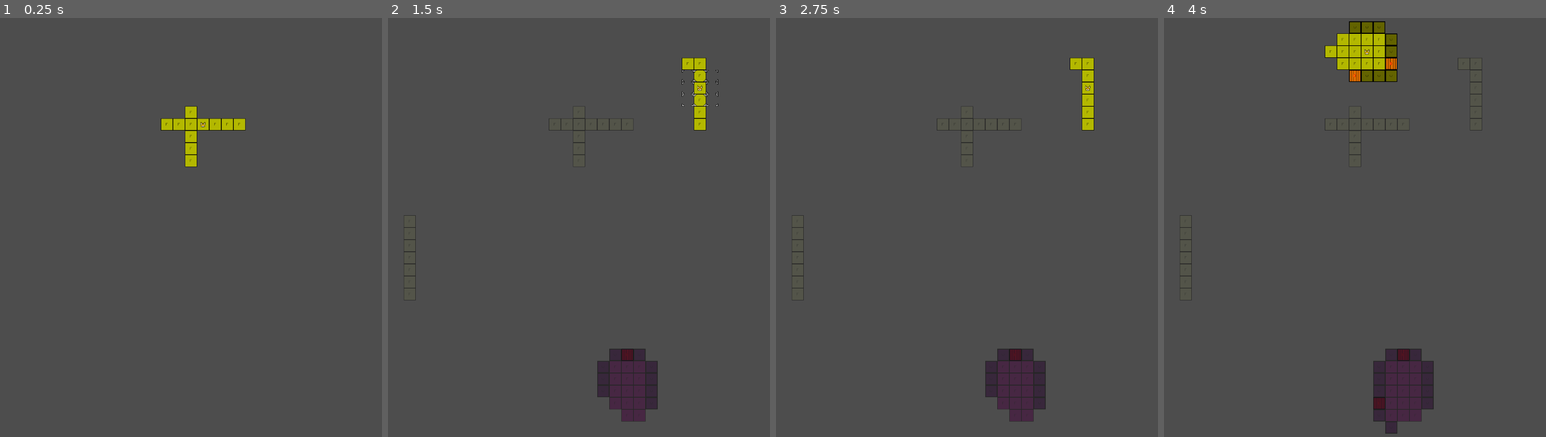
Above: before the commit, frames 1-4 (left to right).
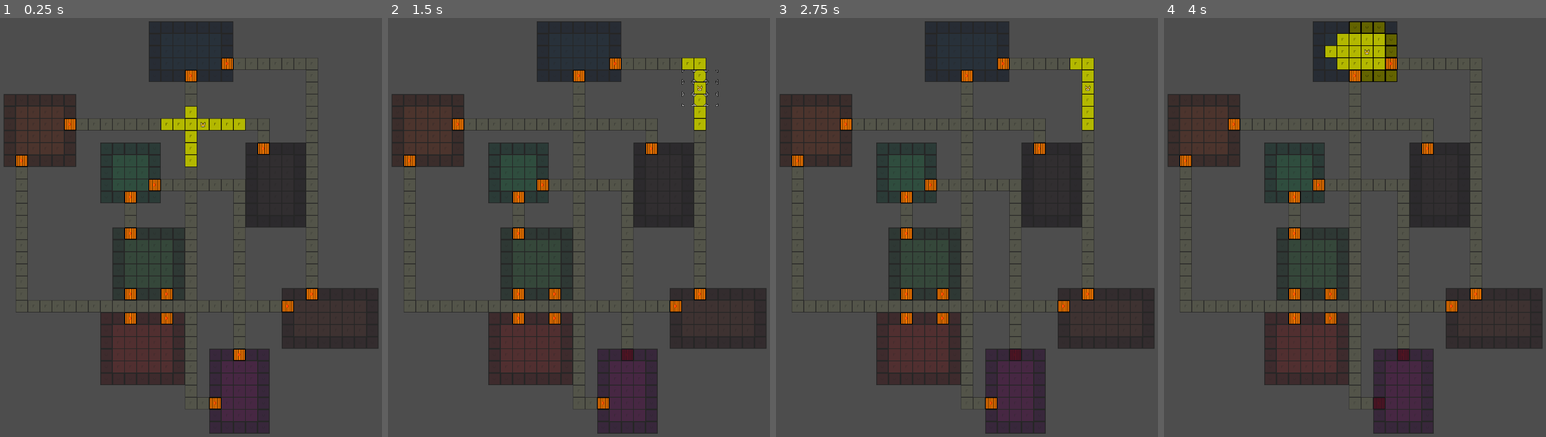
Above: after the commit, the same moments.

Repository: alanb33/GodotDungeonGame
Game: Godot game, scene res://Scenes/GameScene.tscn
Two runs of this game, one before a commit and one after it. Both use one fixed random seed, a clock stepped at 60 frames per second and the inputs below.
Inputs:
- Up to frame 1 (0.25 s): no input
- Up to frame 2 (1.5 s): tap Enter (ui_accept) at 0.5, 0.77, 1.25 s; hold Right (ui_right) 0.53-1.28 s; hold C (action_close) 0.53-1.28 s; hold Down (ui_down) from 1.28 s (still down); tap O (action_open) at 1.35 s
- Up to frame 3 (2.75 s): tap Enter (ui_accept) at 1.52, 2 s; release Down (ui_down) at 2.03 s; hold Right (ui_right) from 2.03 s (still down); hold C (action_close) from 2.03 s (still down)
- Up to frame 4 (4 s): tap Enter (ui_accept) at 2.75, 3.02, 3.5, 3.77 s; release Right (ui_right) at 2.78 s; release C (action_close) at 2.78 s; hold Up (ui_up) 2.78-3.53 s; tap O (action_open) at 2.85 s; hold Left (ui_left) from 3.53 s (still down); hold C (action_close) from 3.53 s (still down)

The runs differ from the first frame. In frame 1, 26% of the frame differs, in the area x 0-100%, y 0-100%; in frame 2, 24%; in frame 3, 24%; in frame 4, 21%.

Commit message:
Change debug key to a config option

Diff:
--- a/Scenes/GameManager.gd
+++ b/Scenes/GameManager.gd
@@ -17,6 +17,7 @@
 	_entity_manager.place_player()
 	_level_manager.highlight_rooms()
 	_level_manager.hide_tiles()
+	_level_manager.do_debug_tasks()
 
 func _on_request_player_vision_update():
 	_entity_manager.update_player_vision()
--- a/Scenes/LevelManager.gd
+++ b/Scenes/LevelManager.gd
@@ -188,6 +188,9 @@
 func _test_links():
 	assert(_tile_maker != null)
 
+func do_debug_tasks():
+	if GameConfig.DEBUG_REVEAL_ALL_TILES:
+		_reveal_all_tiles()
 
 func _reveal_all_tiles():
 	for tile_coord in _all_tiles:
@@ -195,12 +198,5 @@
 		tile.reveal()
 	request_player_vision_update.emit()
 
-func _do_debug_input(event) -> void:
-	if event.is_action_pressed("debug_reveal_all_tiles"):
-		_reveal_all_tiles()
-
-func _input(event) -> void:
-	_do_debug_input(event)
-
 func _ready():
 	_test_links()
--- /dev/null
+++ b/Scripts/Utilities/GameConfig.gd
@@ -0,0 +1,8 @@
+class_name GameConfig
+
+### Static meta info for game config
+
+# Debug settings
+
+# Reveal all tiles on level load
+const DEBUG_REVEAL_ALL_TILES := true
--- a/project.godot
+++ b/project.godot
@@ -83,11 +83,6 @@
 "events": [Object(InputEventKey,"resource_local_to_scene":false,"resource_name":"","device":-1,"window_id":0,"alt_pressed":false,"shift_pressed":false,"ctrl_pressed":false,"meta_pressed":false,"pressed":false,"keycode":79,"physical_keycode":0,"key_label":0,"unicode":111,"echo":false,"script":null)
 ]
 }
-debug_reveal_all_tiles={
-"deadzone": 0.5,
-"events": [Object(InputEventKey,"resource_local_to_scene":false,"resource_name":"","device":-1,"window_id":0,"alt_pressed":false,"shift_pressed":true,"ctrl_pressed":true,"meta_pressed":false,"pressed":false,"keycode":4194433,"physical_keycode":0,"key_label":0,"unicode":0,"echo":false,"script":null)
-]
-}
 
 [rendering]
 
